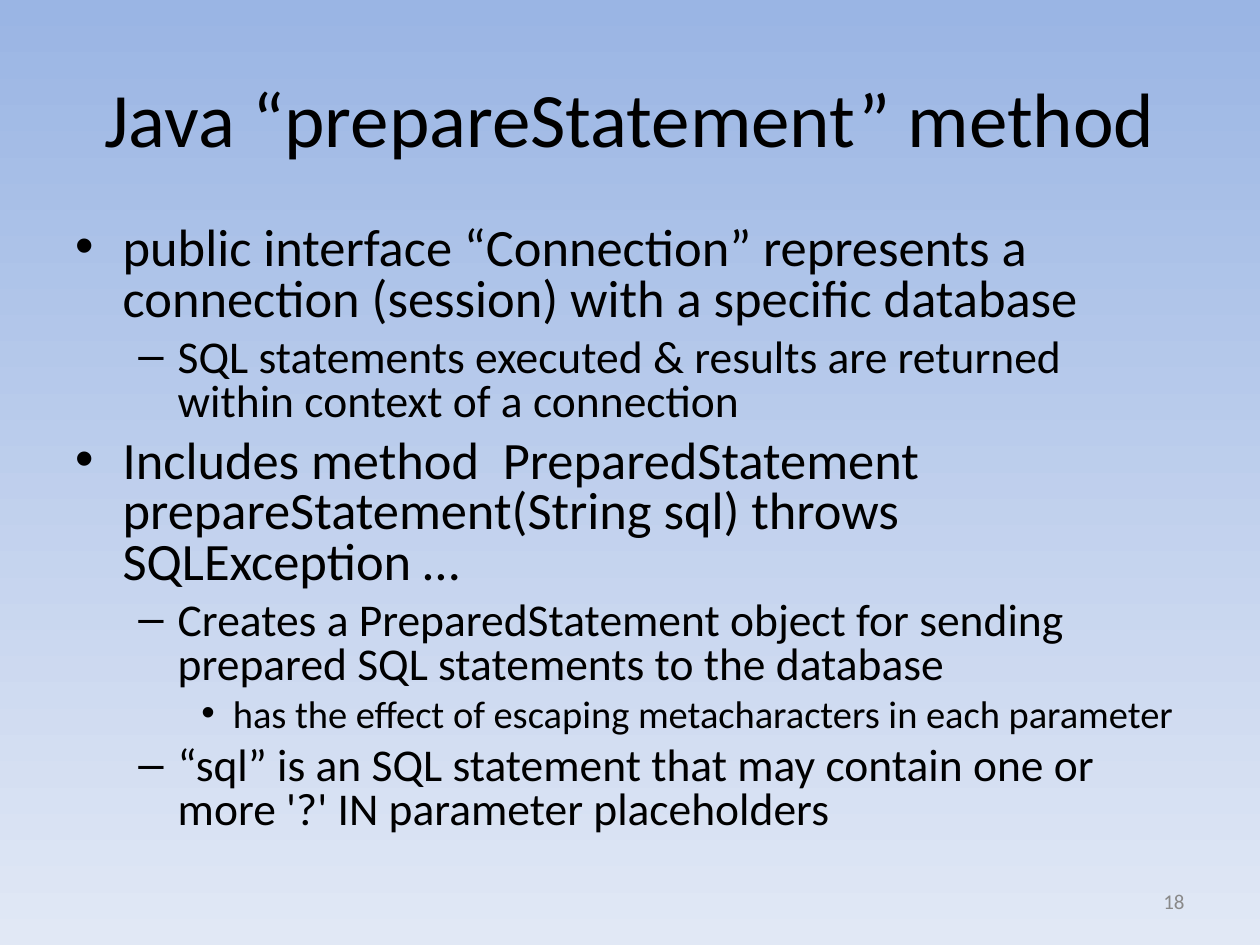
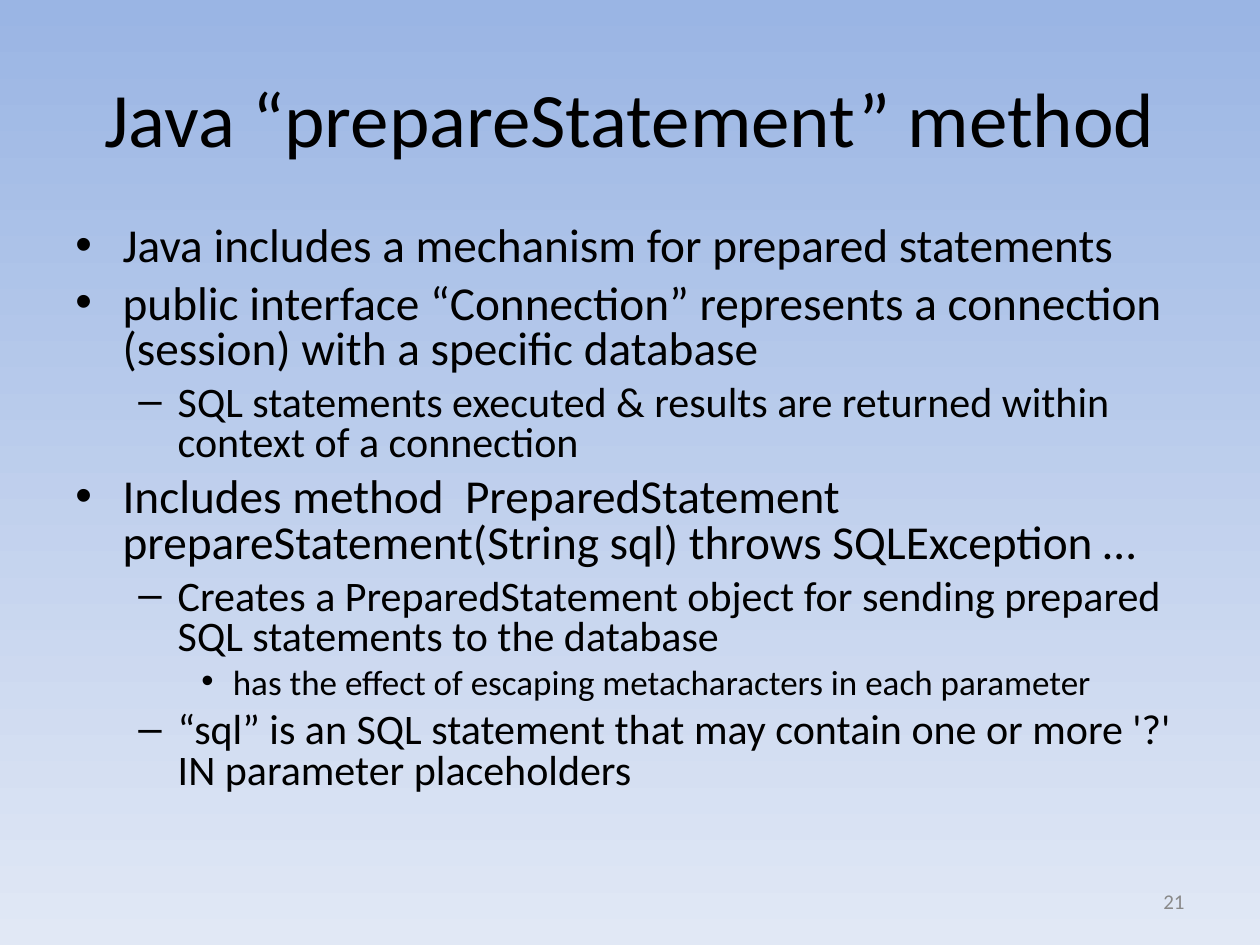
Before and after one commit to david-a-wheeler/david-a-wheeler.github.io, a slide deck: slide 21 of secure-class/presentations/Secure-Software-5-Call-Out.ppt (slide 18 before the commit). Drawn at 1260x945 pixels with LibreOffice and Linux fonts; fonts in the diff are those of the drawing. Boxes give left, top, right and bottom in pixels: in the first picture for what was removed or moved away, otherwise in the second. Text is boxed around its words. In the diff, an @@ line names an element or a change of style, - is before the commit and + after.

Commit message:
Update deck 5 to discuss "parameterized statements"
Prepared statements are one way to get parameterized
statements, but in some ecosystems there's more than
one way. Extend this discussion.

```diff
--- a/secure-class/presentations/Secure-Software-5-Call-Out.ppt
+++ b/secure-class/presentations/Secure-Software-5-Call-Out.ppt
@@ text at (123,229,1113,270): paragraph added @@
+• Java includes a mechanism for prepared statements
@@ text at (123,286,1162,792): size 30 to 27 pt in "public interface “Connection” represents a connection (sessi ...", "Includes method PreparedStatement prepareStatement(String sq ..."; size 26 to 24 pt in "SQL statements executed & results are returned ...", "Creates a PreparedStatement object for sending prepared ...", "“sql” is an SQL statement that may ..."; size 22 to 20 pt in "has the effect of escaping metacharacters in ..." @@
@@ page number at (1163,895,1184,909): text changed @@
-18
+21
```
Also in this commit, not shown: 6 other slides changed, 6 slides added.
